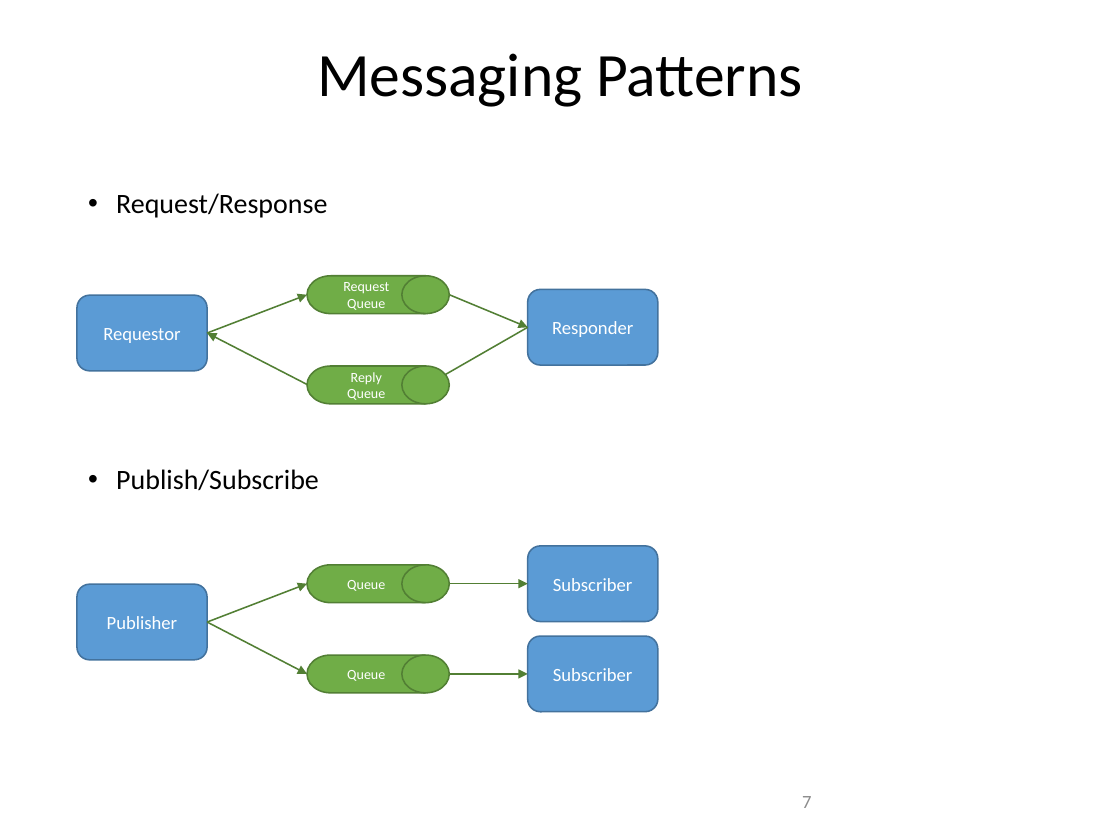
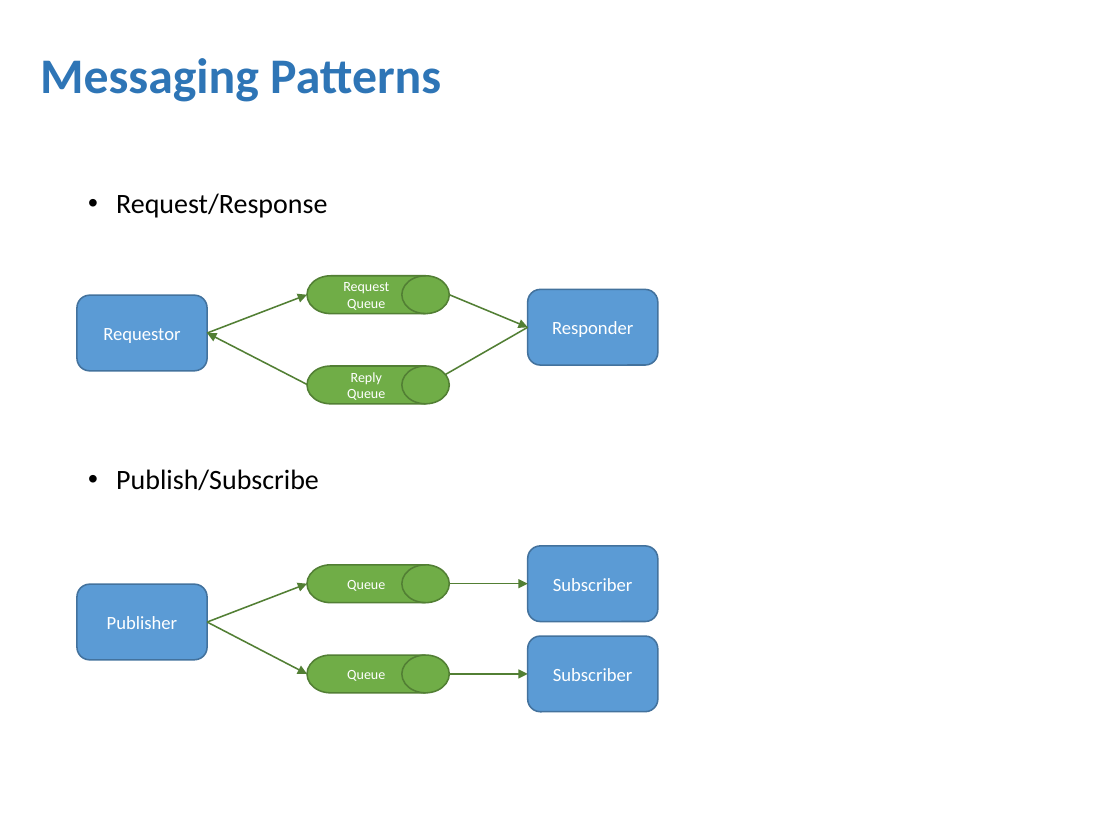
Before and after one commit to amichel/PaymentsGateway.MassTransit.Demo, a slide deck: slide 7 of Presentation/Service Bus Integration Patterns.pptx. Drawn at 1120x840 pixels with LibreOffice and Linux fonts; fonts in the diff are those of the drawing; background and template pictures are left out. Boxes give left, top, right and bottom in pixels: in the first picture for what was removed or moved away, otherwise in the second. Text is boxed around its words. In the diff, an @@ line names an element or a change of style, - is before the commit and + after.

```diff
--- a/Presentation/Service Bus Integration Patterns.pptx
+++ b/Presentation/Service Bus Integration Patterns.pptx
@@ title "Messaging Patterns": place and size @@
-title "Messaging Patterns" at [317, 53, 802, 107]
+title "Messaging Patterns" at [40, 58, 441, 102]
@@ title "Messaging Patterns" at [40, 58, 441, 102]: size 39.6 to 32 pt, text colour #000000 to #2E75B6, bold on; alignment centre to left @@
@@ page number removed at [802, 796, 811, 808] @@
-7
```
Also in this commit, not shown: 14 other slides changed, 1 slide added, 2 slides removed, 2 other files.
